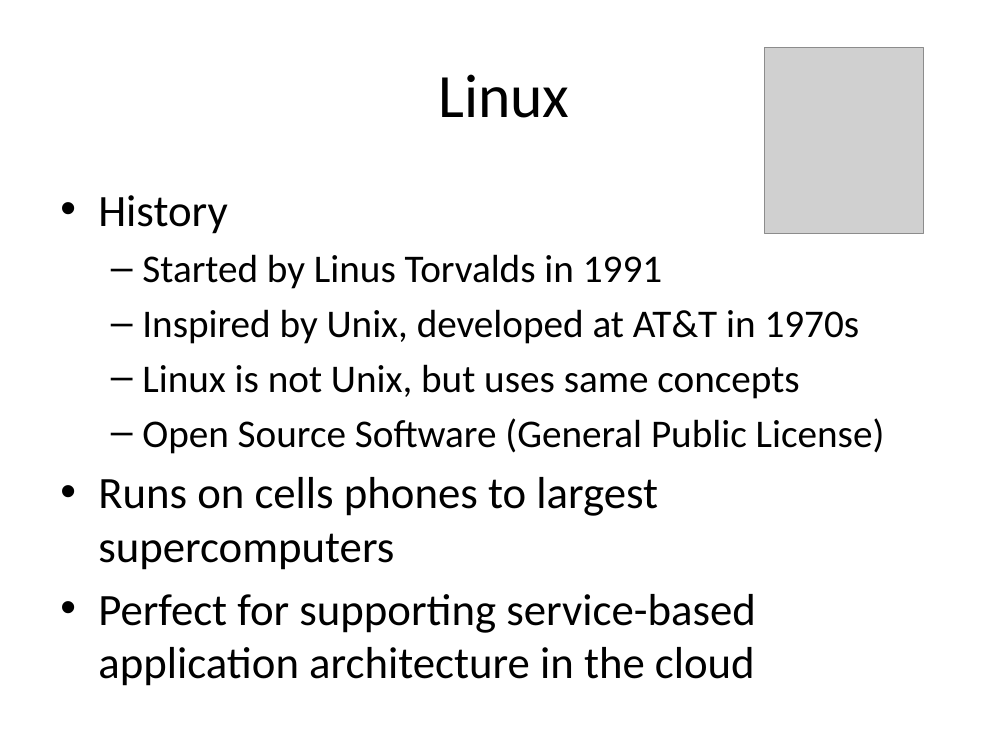
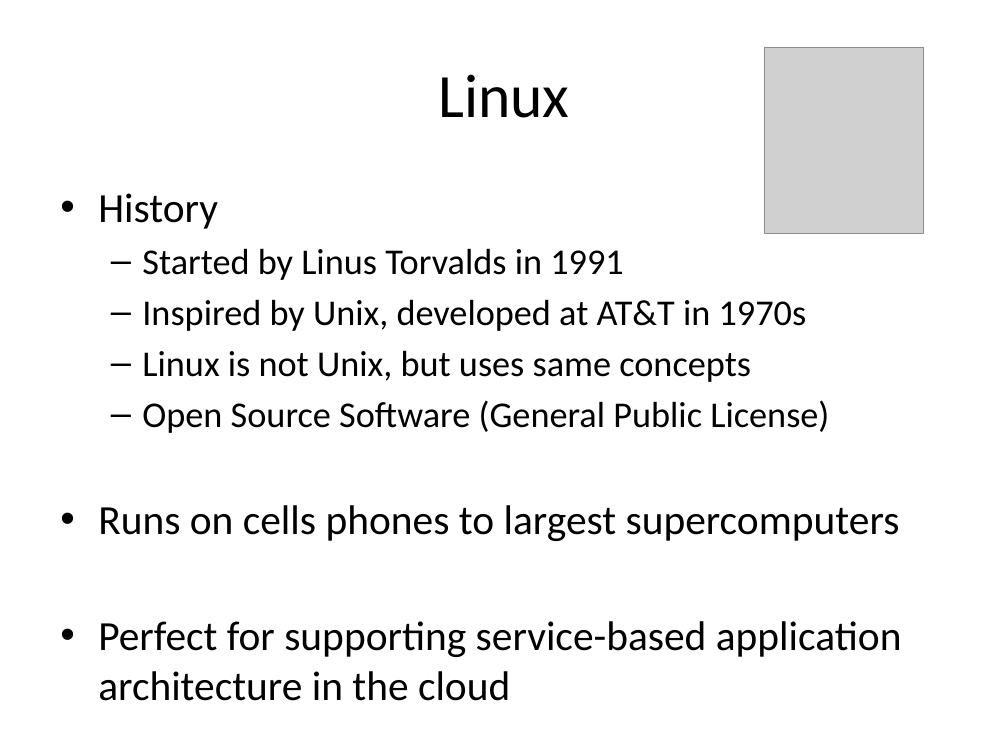
Before and after one commit to jasondbaker/infrastructure-class, a slide deck: slide 8 of infrastructure-week-2.pptx. Drawn at 1008x756 pixels with LibreOffice and Linux fonts; fonts in the diff are those of the drawing; grey boxes stand for pictures. Boxes give left, top, right and bottom in pixels: in the first picture for what was removed or moved away, otherwise in the second. Text is boxed around its words. In the diff, an @@ line names an element or a change of style, - is before the commit and + after.

```diff
--- a/infrastructure-week-2.pptx
+++ b/infrastructure-week-2.pptx
@@ text "History" at bbox=[98, 193, 902, 701]: size 32 to 29.6 pt in "History", "Runs on cells phones to largest supercomputers", "Perfect for supporting service-based application architectur ..."; size 28 to 25.9 pt in "Started by Linus Torvalds in 1991", "Inspired by Unix, developed at AT&T in ...", "Linux is not Unix, but uses same ...", "Open Source Software (General Public License)" @@
```
Also in this commit, not shown: 4 other slides changed, 9 other files.
